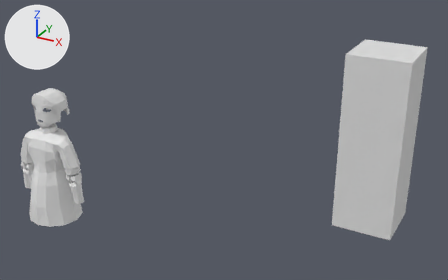
A saved change to the Blender file Archivos Blender/doll.blend.
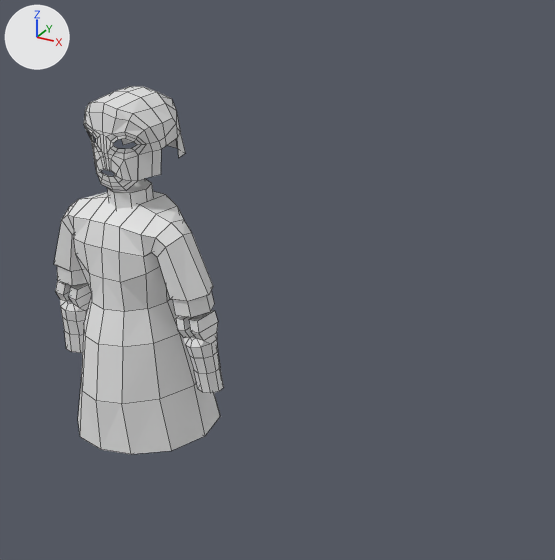
Old and new are each drawn whole from a 50 mm camera at (11.58, -11.24, 11.17) aimed at (3.18, 4.04, 3.53) and again close up on the part from 0% to 47% of the width and 20% to 95% of the height. Arrows for +X, +Y and +Z are at upper left; the lights stay in place. The close-ups show mesh edges as thin lines.
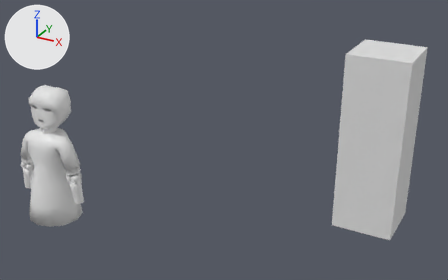
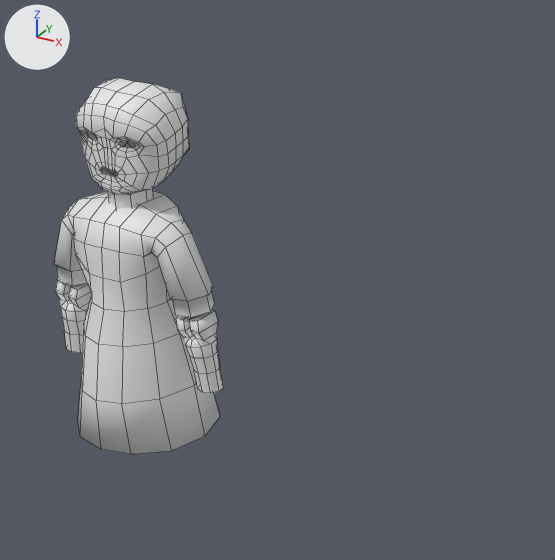
Boxes [x1, y1, x2, y2] around the edits, measured in the close-ups (555 x 560 px):
'Plane', reshaped (12% wider, 11% taller): before [84, 86, 185, 190]; after [76, 78, 189, 194]
part 1 of me_cube_001, shading changed: [54, 191, 223, 454] in both
part 2 of me_plane, built on: before [84, 86, 185, 190]; after [76, 78, 189, 194]

Edits to the bpy script that builds the scene:
```text
Change me_cube_001:
    where me_cube_001.from_pydata(...)  # 144 vertices, 129 faces; spans x 0.0..2.13, y -1.47..1.47, z -3.93..1.18
    used by ob_cube_001; location = (-0.08, 0.02, 4.05); scale = (0.5, 0.5, 0.5)
    me_cube_001 part 1: all faces are now shaded smooth (129 of 129 changed)
Change me_plane:
    used by ob_plane; location = (-0.07, -0.01, 5.12); rotation_euler = (1.571, 0.0, 0.0), in degrees (90, 0, 0); scale = (0.0356, 0.0356, 0.0356)
    remove me_plane.from_pydata(...)  # 94 vertices, 72 faces; spans x 0.0..12.9, y -8.8..17.5, z -19.4..4.4
    add me_plane.from_pydata(...)  # 133 vertices, 111 faces; spans x 0.0..16.0, y -10.8..19.7, z -20.5..4.2
    me_plane part 2: the whole mesh is rebuilt
    me_plane part 3: the surface is now shaded smooth
```
